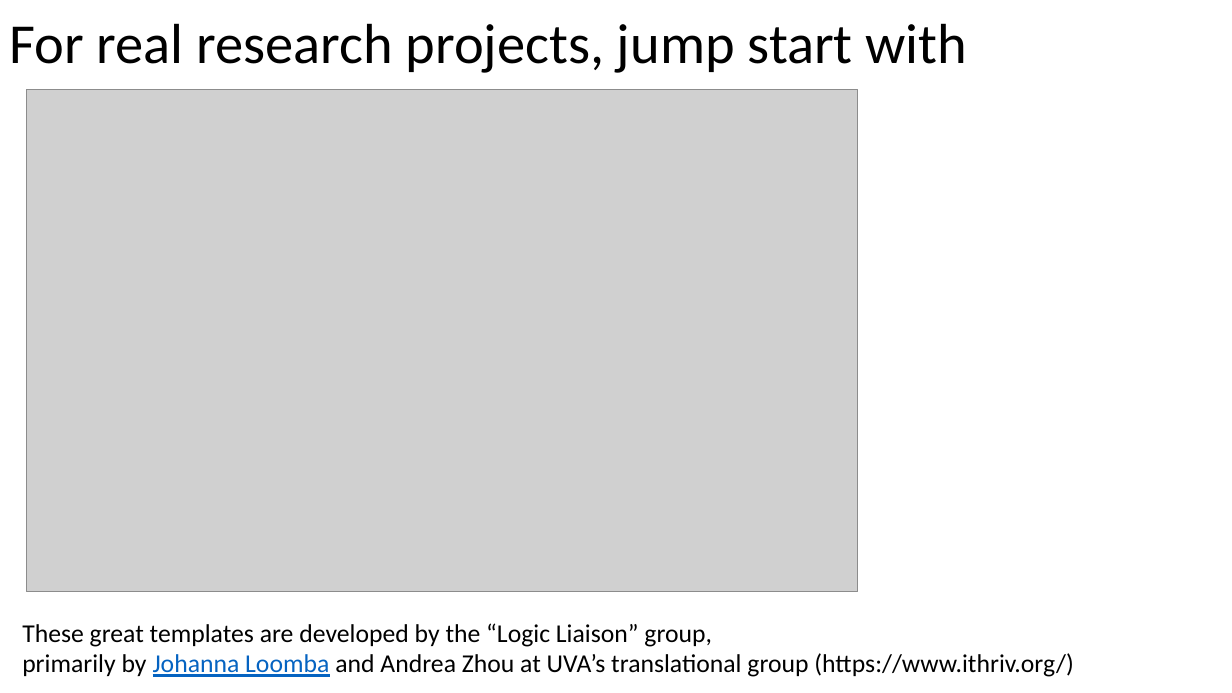
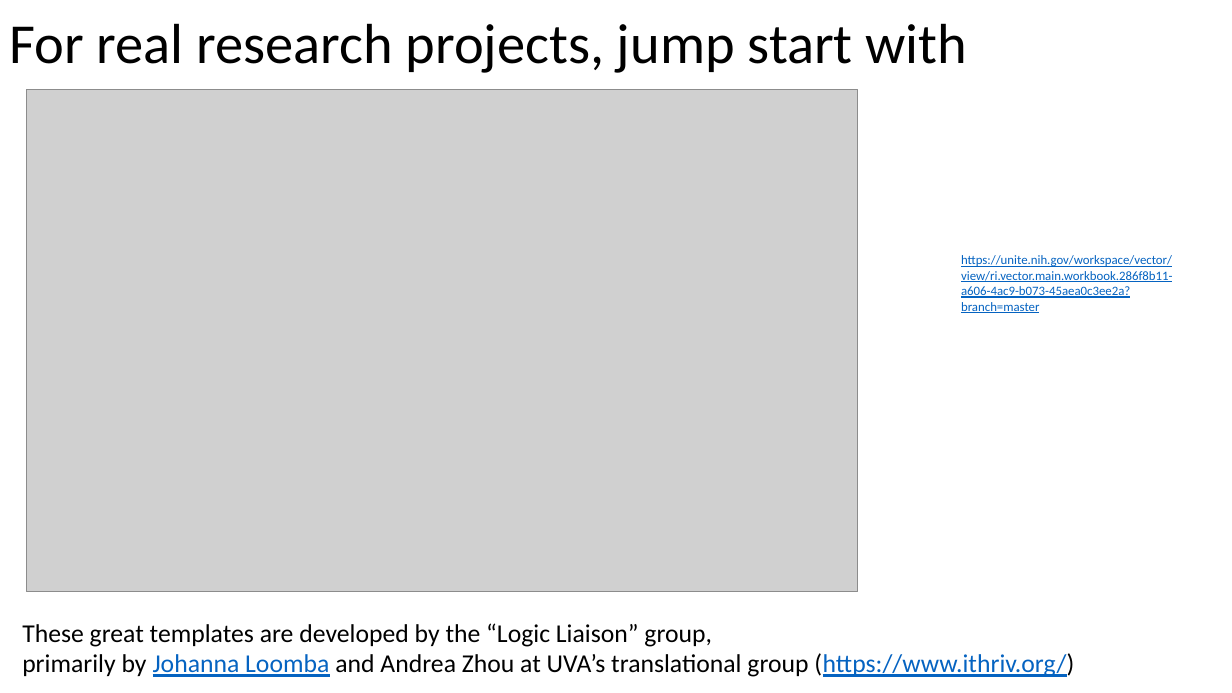
Before and after one commit to OuhscBbmc/prairie-outpost-public, a slide deck: slide 17 of publications/presentation-2022-04-geroscience/beasley-2022-04-n3c-geroscience.pptx (slide 14 before the commit). Drawn at 1232x693 pixels with LibreOffice and Linux fonts; fonts in the diff are those of the drawing; grey boxes stand for pictures. Boxes give left, top, right and bottom in pixels: in the first picture for what was removed or moved away, otherwise in the second. Text is boxed around its words. In the diff, an @@ line names an element or a change of style, - is before the commit and + after.

```diff
--- a/publications/presentation-2022-04-geroscience/beasley-2022-04-n3c-geroscience.pptx
+++ b/publications/presentation-2022-04-geroscience/beasley-2022-04-n3c-geroscience.pptx
@@ text added at [961,255,1172,313], 10 pt, text #0563C1, underline @@
+https://unite.nih.gov/workspace/vector/view/ri.vector.main.workbook.286f8b11-a606-4ac9-b073-45aea0c3ee2a?branch=master
@@ text "These great templates are developed ..." at [22,623,1074,677]: text colour #000000 to #0563C1, underline on in "(https://www.ithriv.org/)" @@
```
Also in this commit, not shown: 2 other slides changed, 3 slides added, 3 other files.
